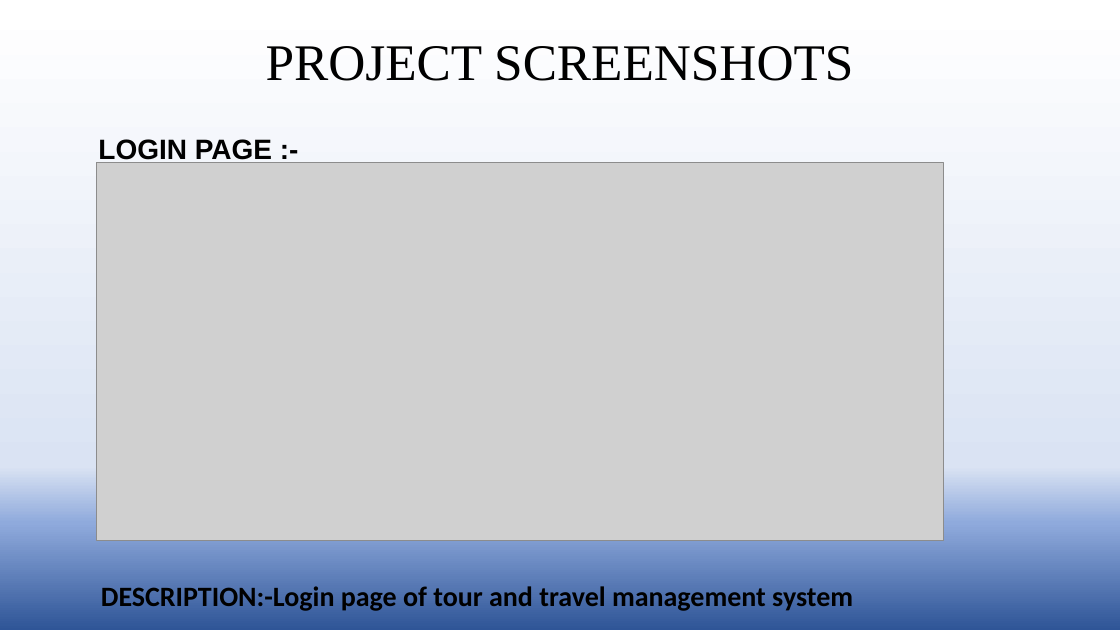
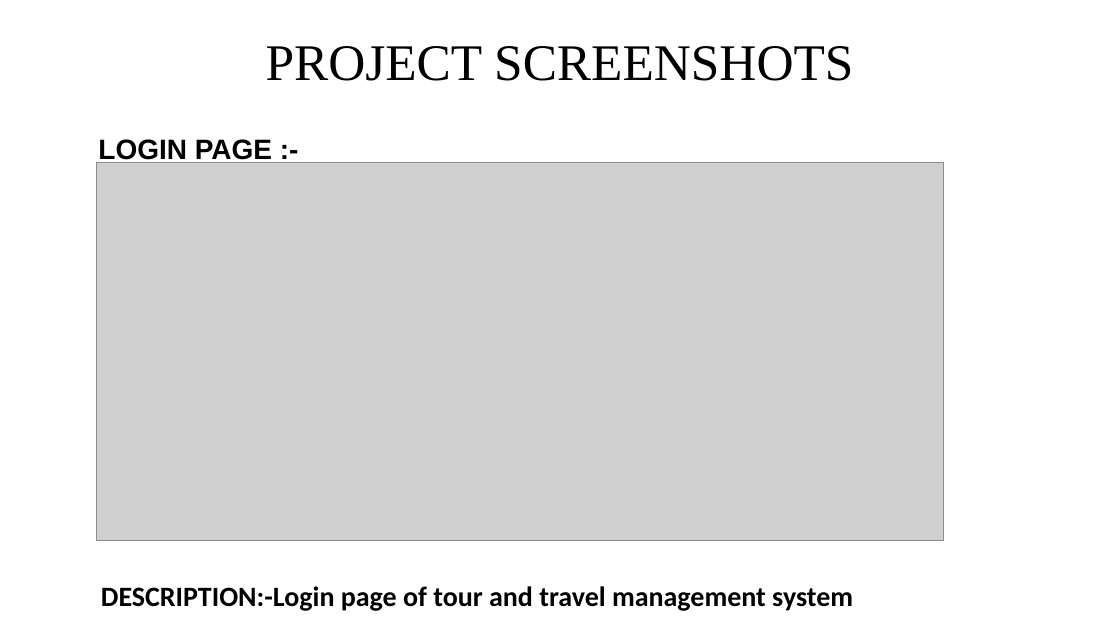
Before and after one commit to Ritikakaushal45/TRAVEL_BUDDY, a slide deck: slide 10 of TOUR AND TRAVEL BUDDY.pptx (slide 8 before the commit). Drawn at 1120x630 pixels with LibreOffice and Linux fonts; fonts in the diff are those of the drawing; grey boxes stand for pictures; background and template pictures are left out. Boxes give left, top, right and bottom in pixels: in the first picture for what was removed or moved away, otherwise in the second. Text is boxed around its words. In the diff, an @@ line names an element or a change of style, - is before the commit and + after.

```diff
--- a/TOUR AND TRAVEL BUDDY.pptx
+++ b/TOUR AND TRAVEL BUDDY.pptx
@@ background gradient #FFFFFF to #DAE3F3 to #8FAADC to #2F5597 to picture (left out) @@
```
Also in this commit, not shown: 12 other slides changed, 3 slides added.
